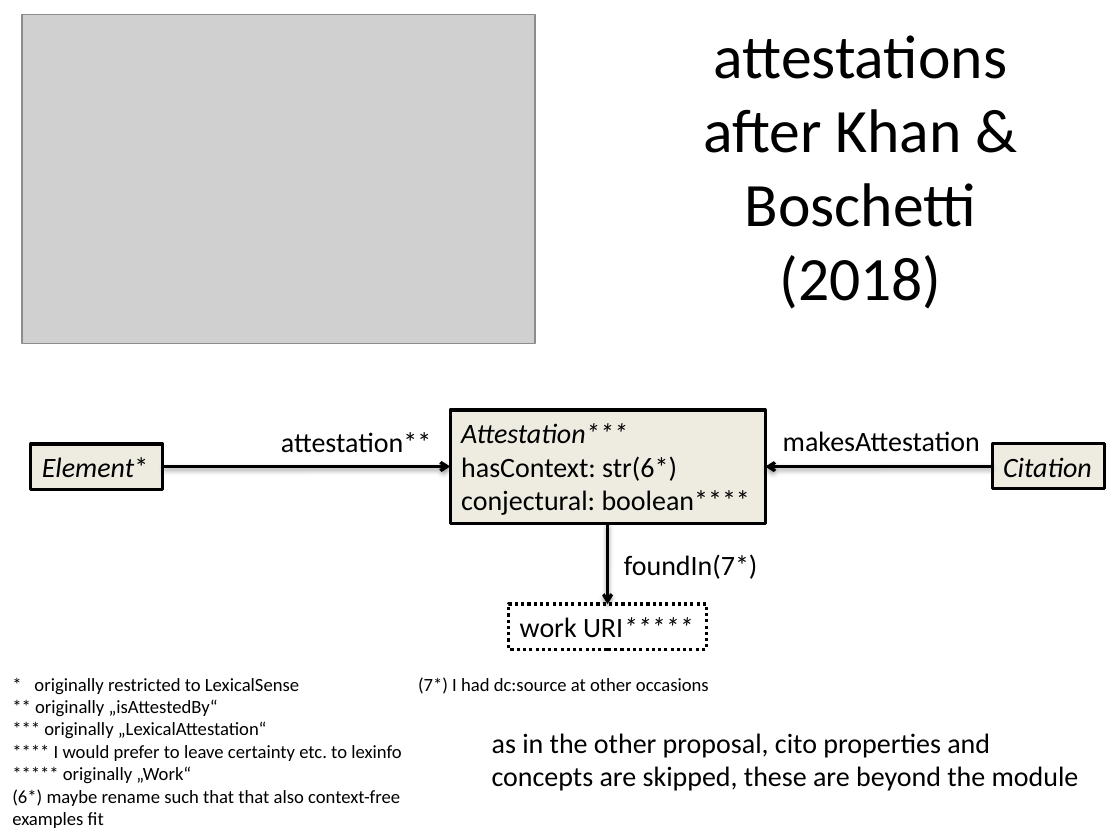
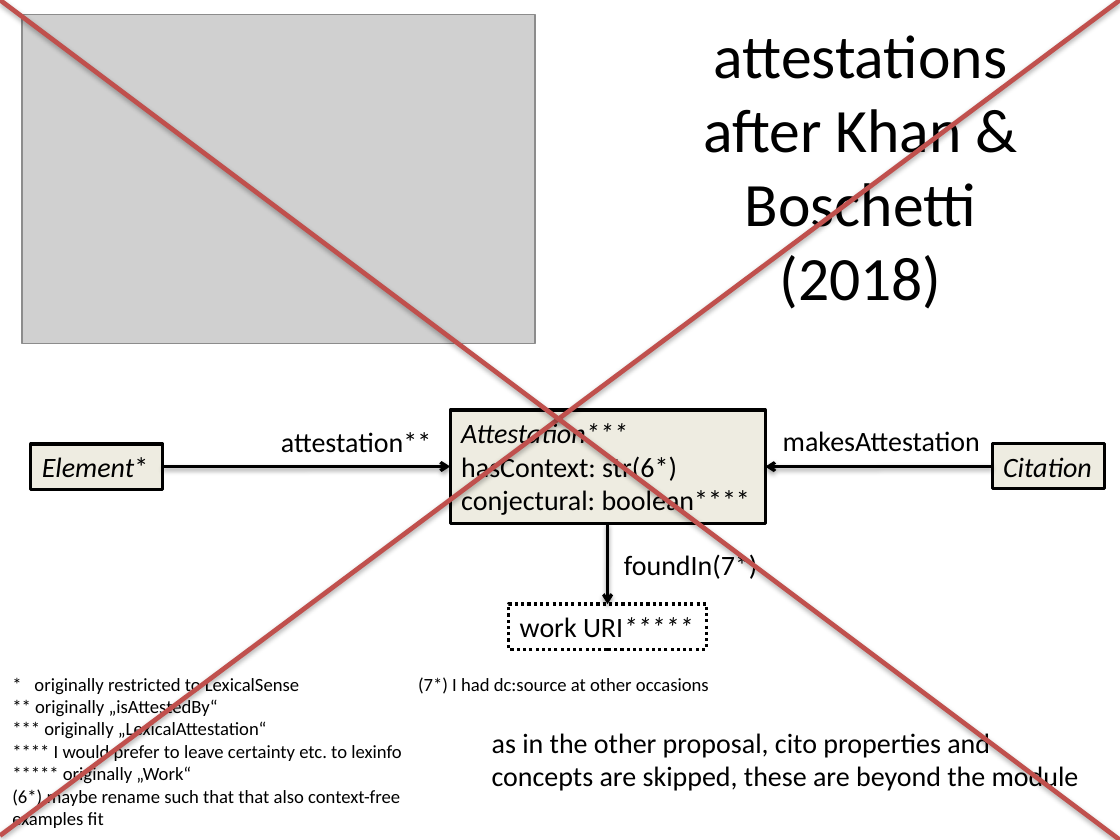
Before and after one commit to ontolex/frequency-attestation-corpus-information, a slide deck: slide 14 of img/source.pptx (slide 6 before the commit). Drawn at 1120x840 pixels with LibreOffice and Linux fonts; fonts in the diff are those of the drawing; grey boxes stand for pictures. Boxes give left, top, right and bottom in pixels: in the first picture for what was removed or moved away, otherwise in the second. Text is boxed around its words. In the diff, an @@ line names an element or a change of style, - is before the commit and + after.

```diff
--- a/img/source.pptx
+++ b/img/source.pptx
@@ line added from (0, 836) to (1120, 0), #C0504D 3 pt @@
@@ line added from (0, 0) to (1120, 840), #C0504D 3 pt @@
```
Also in this commit, not shown: 7 other slides changed, 8 slides added.
